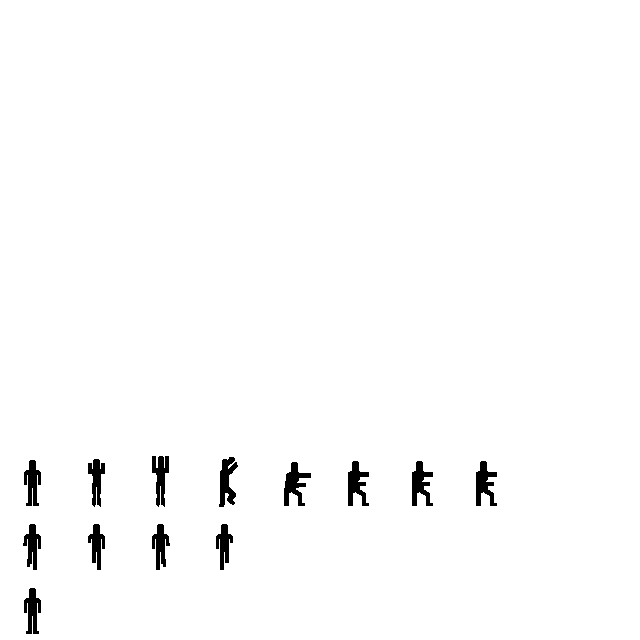
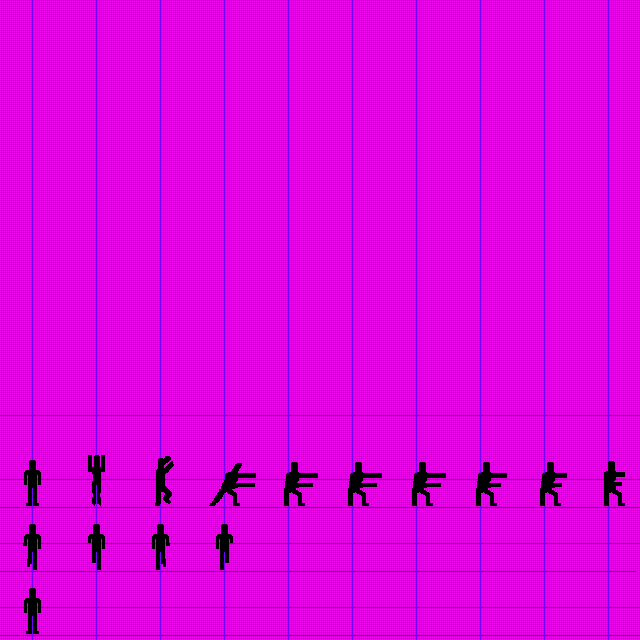
Revision of a layered 640 × 640 image; what changed, layer by layer:
painted on "Attack" over (88, 455, 625, 507)
showed group "Guides" (2 layers) over (0, 0, 640, 640)
showed group "Background Patterns" (3 layers) over (0, 0, 640, 640)
